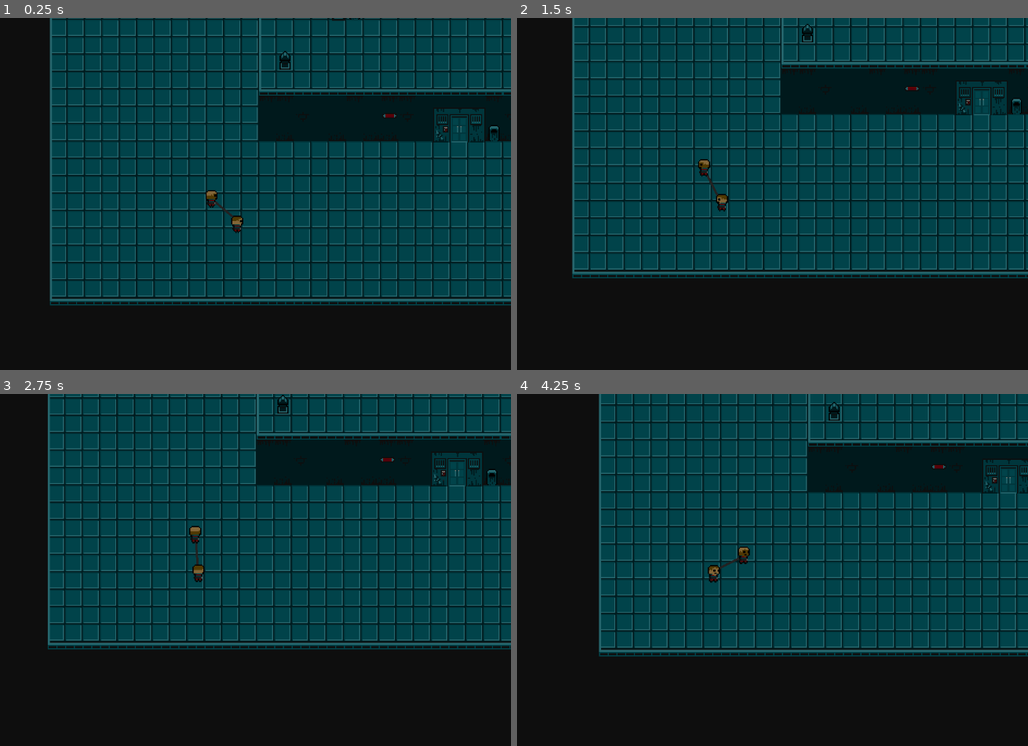
Above: before the commit, frames 1-4 (two rows, left to right).
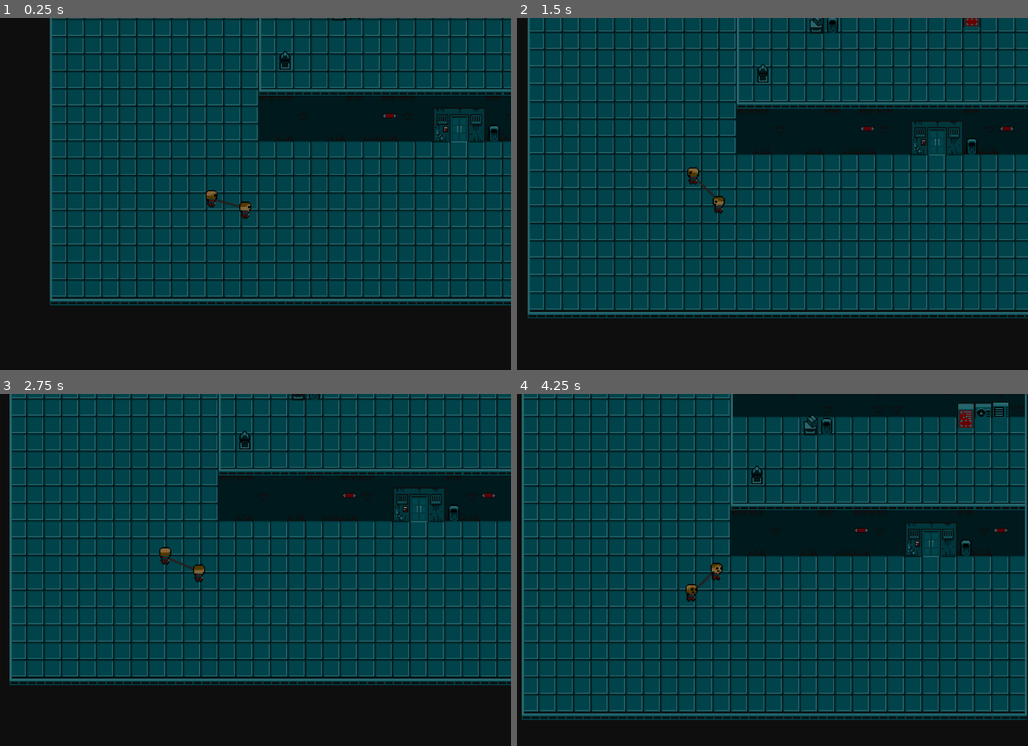
Above: after the commit, the same moments.

Repository: PixelDev43-godot/SNES-Jam-2-Team-Midnight-Ninja
Game: Godot game, scene res://TNCs and GDs/level_1.tscn
The game is run twice, just before and just after one commit, with the same random seed, the same clock (stepped at 60 frames per second) and the same inputs. Sound files missing from this copy of the repository are replaced by a short silence.
Inputs (mouse positions are in pixels of both pictures, inside the frame that each line leads up to):
- Up to frame 1 (0.25 s): no input
- Up to frame 2 (1.5 s): tap Enter at 0.5 s; move the mouse to (854, 176) at 0.52 s; right-click (854, 176) at 0.6 s; click (854, 176) at 0.67 s; move the mouse to (588, 211) at 1.27 s; tap Up (lengthen) at 1.35 s; click (588, 211) at 1.42 s
- Up to frame 3 (2.75 s): right-click (71, 587) at 1.55 s; move the mouse to (260, 492) at 2.02 s; click (260, 492) at 2.1 s; right-click (260, 492) at 2.3 s
- Up to frame 4 (4.25 s): move the mouse to (680, 640) at 2.77 s; right-click (680, 640) at 2.85 s; click (680, 640) at 2.92 s; move the mouse to (900, 622) at 3.52 s; hold Down (shorten) from 3.53 s (still down); click (900, 622) at 3.67 s; right-click (900, 622) at 3.8 s

The runs differ from the first frame. In frame 1, 0.2% of the frame differs, in the area x 42-50%, y 51-62%; in frame 2, 46%; in frame 3, 41%; in frame 4, 59%, in the area x 0-100%, y 0-93%.

Commit message:
stuff

Diff:
--- a/lunacy/TNCs and GDs/box_attack.tscn
+++ b/lunacy/TNCs and GDs/box_attack.tscn
@@ -444,7 +444,7 @@
 shape = SubResource("RectangleShape2D_6ebgs")
 
 [node name="animation timer" type="Timer" parent="."]
-wait_time = 1.212
+wait_time = 1.057
 one_shot = true
 
 [node name="slime collision2" type="Area2D" parent="."]
--- a/lunacy/TNCs and GDs/box_defend.tscn
+++ b/lunacy/TNCs and GDs/box_defend.tscn
@@ -427,8 +427,8 @@
 mesh = SubResource("QuadMesh_04unm")
 
 [node name="AreaOne" type="Area2D" parent="."]
-collision_layer = 2
-collision_mask = 2
+collision_layer = 16
+collision_mask = 16
 
 [node name="CollisionShape2D" type="CollisionShape2D" parent="AreaOne"]
 position = Vector2(0, 0.5)
@@ -478,7 +478,11 @@
 position = Vector2(0, -0.5)
 shape = SubResource("RectangleShape2D_nf4p8")
 
+[node name="death_timer" type="Timer" parent="."]
+one_shot = true
+
 [connection signal="area_entered" from="AreaOne" to="." method="_on_area_one_area_entered"]
 [connection signal="body_shape_entered" from="wall collision" to="." method="_on_wall_collision_body_shape_entered"]
 [connection signal="body_shape_exited" from="pit_collision" to="." method="_on_pit_collision_body_shape_exited"]
 [connection signal="timeout" from="animation timer" to="." method="_on_animation_timer_timeout"]
+[connection signal="timeout" from="death_timer" to="." method="_on_death_timer_timeout"]
--- a/lunacy/TNCs and GDs/box_states.gd
+++ b/lunacy/TNCs and GDs/box_states.gd
@@ -41,7 +41,8 @@
 				area.get_parent().queue_free()
 				get_parent().enemy_down()
 			else:
-				get_tree().call_deferred("change_scene_to_file", "res://TNCs and GDs/lose_screen.tscn")
+				$"animation timer".start()
+				animation.play("lose")
 		elif area.is_in_group("hurt"):
 			get_tree().call_deferred("change_scene_to_file", "res://TNCs and GDs/lose_screen.tscn")
 		elif area.is_in_group("winner"):
@@ -58,7 +59,8 @@
 				get_parent().enemy_down()
 				print("why wont this work?")
 			else:
-				get_tree().call_deferred("change_scene_to_file", "res://scenes/lose_screen.tscn")
+				$"animation timer".start()
+				animation2.play("lose")
 		elif area.is_in_group("hurt"):
 			get_tree().call_deferred("change_scene_to_file", "res://scenes/lose_screen.tscn")
 		elif area.is_in_group("winner"):
--- a/lunacy/TNCs and GDs/door.gd
+++ b/lunacy/TNCs and GDs/door.gd
@@ -1,9 +1,8 @@
 extends Node2D
-var level = 1
 var can_open = true
 # Called when the node enters the scene tree for the first time.
 func _ready() -> void:
-	$pathway/CollisionShape2D.disabled = true
+	$pathway/CollisionShape2D.set_deferred("disabled", true)
 
 
 # Called every frame. 'delta' is the elapsed time since the previous frame.
@@ -22,18 +21,18 @@
 
 
 func _on_pathway_body_shape_entered(body_rid: RID, body: Node2D, body_shape_index: int, local_shape_index: int) -> void:
-	level += 1
+	Global.level += 1
 	print("if this prints idk what the problem is")
 	get_tree().call_deferred(
 		"change_scene_to_file",
-		"res://TNCs and GDs/level_%d.tscn" % level
+		"res://TNCs and GDs/level_%d.tscn" % Global.level
 	)
 
 
 func _on_pathway_area_entered(area: Area2D) -> void:
-	level += 1
+	Global.level += 1
 	print("if this prints idk what the problem is")
 	get_tree().call_deferred(
 		"change_scene_to_file",
-		"res://TNCs and GDs/level_%d.tscn" % level
+		"res://TNCs and GDs/level_%d.tscn" % Global.level
 	)
--- a/lunacy/TNCs and GDs/enemy.gd
+++ b/lunacy/TNCs and GDs/enemy.gd
@@ -1,4 +1,6 @@
 extends Node2D
+
+@onready var timer: Timer = $EnemyShape/Timer
 
 var speed = 50.0
 func _physics_process(delta: float) -> void:
@@ -28,3 +30,8 @@
 func _on_area_2d_area_entered(area: Area2D) -> void:
 	$EnemyShape/AnimatedSprite2D.play("blow up")
 	$Timer.start()
+
+
+func _on_area_2d_area_shape_entered(area_rid: RID, area: Area2D, area_shape_index: int, local_shape_index: int) -> void:
+	$EnemyShape/AnimatedSprite2D.play("blow up")
+	timer.start()
--- a/lunacy/TNCs and GDs/enemy.tscn
+++ b/lunacy/TNCs and GDs/enemy.tscn
@@ -4,7 +4,7 @@
 [ext_resource type="Texture2D" uid="uid://d4kknfcl0xwvs" path="res://art/drone spritesheet.png" id="2_cead7"]
 
 [sub_resource type="RectangleShape2D" id="RectangleShape2D_7p1mj"]
-size = Vector2(29, 29)
+size = Vector2(16, 19)
 
 [sub_resource type="AtlasTexture" id="AtlasTexture_2u5wb"]
 atlas = ExtResource("2_cead7")
@@ -200,7 +200,7 @@
 [node name="enemy" type="Node2D"]
 script = ExtResource("1_7p1mj")
 
-[node name="EnemyShape" type="CharacterBody2D" parent="." groups=["enemy_group"]]
+[node name="EnemyShape" type="CharacterBody2D" parent="."]
 collision_layer = 48
 collision_mask = 48
 
@@ -209,11 +209,13 @@
 collision_mask = 16
 
 [node name="CollisionShape2D" type="CollisionShape2D" parent="EnemyShape/player area"]
-position = Vector2(0.5, 1.5)
+position = Vector2(0, 1.5)
 shape = SubResource("RectangleShape2D_7p1mj")
 
 [node name="AnimatedSprite2D" type="AnimatedSprite2D" parent="EnemyShape"]
 z_index = 15
+position = Vector2(0, 0.5)
+scale = Vector2(1, 1.03125)
 sprite_frames = SubResource("SpriteFrames_wtq4b")
 autoplay = "default"
 
@@ -226,8 +228,11 @@
 shape = SubResource("RectangleShape2D_vioo7")
 
 [node name="VisibleOnScreenEnabler2D" type="VisibleOnScreenEnabler2D" parent="EnemyShape"]
-position = Vector2(0, 1)
+position = Vector2(0, 0.5)
+scale = Vector2(0.3, 0.35)
 enable_node_path = NodePath("../..")
 
 [node name="Timer" type="Timer" parent="EnemyShape"]
 one_shot = true
+
+[connection signal="area_shape_entered" from="EnemyShape/Area2D" to="." method="_on_area_2d_area_shape_entered"]
--- /dev/null
+++ b/lunacy/TNCs and GDs/global.tscn
@@ -0,0 +1,14 @@
+[gd_scene load_steps=2 format=3 uid="uid://cqhx0aqkyj0bb"]
+
+[ext_resource type="Script" path="res://global.gd" id="1_54rqo"]
+
+[node name="global" type="Node2D"]
+script = ExtResource("1_54rqo")
+
+[node name="music 1" type="AudioStreamPlayer2D" parent="."]
+
+[node name="music 2" type="AudioStreamPlayer2D" parent="."]
+
+[node name="music 3" type="AudioStreamPlayer2D" parent="."]
+
+[node name="music 4" type="AudioStreamPlayer2D" parent="."]
--- a/lunacy/TNCs and GDs/level_3.tscn
+++ b/lunacy/TNCs and GDs/level_3.tscn
@@ -1,9 +1,10 @@
-[gd_scene load_steps=15 format=4 uid="uid://b5wd7np7kbap6"]
+[gd_scene load_steps=16 format=4 uid="uid://b5wd7np7kbap6"]
 
 [ext_resource type="Texture2D" uid="uid://br82xktmoimtw" path="res://art/tilesets/neo_zero_props_and_items_01.png" id="1_h35b0"]
 [ext_resource type="Texture2D" uid="uid://bwn34g86fxjqi" path="res://art/tilesets/neo_zero_tiles_and_buildings.png" id="2_2gg1k"]
 [ext_resource type="Texture2D" uid="uid://v6d7xa0jtqwe" path="res://art/tilesets/falthrough tiles.png" id="3_gp7nq"]
 [ext_resource type="Texture2D" uid="uid://blfb6bt6ytbws" path="res://art/tilesets/sludge tileset (2).png" id="4_ey286"]
+[ext_resource type="PackedScene" uid="uid://pruveact63ox" path="res://TNCs and GDs/door.tscn" id="5_27r3l"]
 [ext_resource type="PackedScene" uid="uid://orbh6hgv666n" path="res://TNCs and GDs/spin_boxes.tscn" id="5_xang8"]
 [ext_resource type="AudioStream" uid="uid://08ul5jiqr62o" path="res://music/lunacy themes/lunacy theme low.wav" id="6_hxqmh"]
 [ext_resource type="AudioStream" uid="uid://dvnclcuxdr6wq" path="res://music/lunacy themes/lunacy theme flute.wav" id="7_kxy5c"]
@@ -329,6 +330,7 @@
 stream_2 = ExtResource("8_wt1sg")
 
 [node name="level_3" type="Node2D"]
+modulate = Color(0.541176, 0.529412, 0.529412, 1)
 
 [node name="TileMap" type="TileMap" parent="."]
 position = Vector2(-750, 1500)
@@ -356,6 +358,9 @@
 tile_map_data = PackedByteArray("AAAqAKD/AwAAAAQAAAArAKD/AwAAAAQAAAAaAJ3/AwAAAAQAAAAbAJ3/AwAAAAQAAAAcAJ3/AwAAAAQAAAAdAJ …(6544 unchanged characters)…
 tile_set = SubResource("TileSet_lhv38")
 
+[node name="door" parent="TileMap" instance=ExtResource("5_27r3l")]
+position = Vector2(343, -1809)
+
 [node name="PlayerMain" parent="." instance=ExtResource("5_xang8")]
 position = Vector2(53, 84)
 
--- a/lunacy/TNCs and GDs/level_4.tscn
+++ b/lunacy/TNCs and GDs/level_4.tscn
@@ -8,6 +8,7 @@
 [ext_resource type="AudioStream" uid="uid://dvnclcuxdr6wq" path="res://music/lunacy themes/lunacy theme flute.wav" id="7_u3j24"]
 [ext_resource type="AudioStream" uid="uid://08ul5jiqr62o" path="res://music/lunacy themes/lunacy theme low.wav" id="8_jedyy"]
 [ext_resource type="AudioStream" uid="uid://bdwgxk2i55otn" path="res://music/lunacy themes/lunacy theme.wav" id="9_kvbtq"]
+[ext_resource type="PackedScene" uid="uid://pruveact63ox" path="res://TNCs and GDs/door.tscn" id="9_yjynk"]
 
 [sub_resource type="TileSetAtlasSource" id="TileSetAtlasSource_qoosy"]
 texture = ExtResource("1_ei8of")
@@ -347,7 +348,7 @@
 [node name="Layer2" type="TileMapLayer" parent="TileMap"]
 z_index = 3
 use_parent_material = true
-tile_map_data = PackedByteArray("AAAcACf/AgADAAMAAAAcACj/AgA …(432 unchanged characters)… EAAIAAAAcACP/AgADAAMAAAAZAAP/AgAGABEAAAAWAAP/AgAJAA0AAAAQAAL/AgADAAMAAAAQAAP/AgADAAMAAAAQAAT/AgA …(3595 unchanged characters)…
+tile_map_data = PackedByteArray("AAAcACf/AgADAAMAAAAcACj/AgA …(432 unchanged characters)… EAAIAAAAcACP/AgADAAMAAAAZAAP/AgAGABEAAAAQAAL/AgADAAMAAAAQAAP/AgADAAMAAAAQAAT/AgA …(3595 unchanged characters)…
 tile_set = SubResource("TileSet_dop8r")
 navigation_enabled = false
 
@@ -363,3 +364,6 @@
 [node name="playlist" type="AudioStreamPlayer2D" parent="."]
 stream = SubResource("AudioStreamPlaylist_bqu7m")
 autoplay = true
+
+[node name="door" parent="." instance=ExtResource("9_yjynk")]
+position = Vector2(-30, -582)
--- /dev/null
+++ b/lunacy/TNCs and GDs/lose_screen.gd
@@ -0,0 +1,10 @@
+extends Control
+
+func _ready() -> void:
+	pass
+
+func _input(event: InputEvent) -> void:
+	# Only handle input types that actually have a 'pressed' property
+	if (event is InputEventKey or event is InputEventMouseButton or event is InputEventJoypadButton) and event.pressed:
+		var level_scene = "res://TNCs and GDs/level_%d.tscn" % Global.level
+		get_tree().call_deferred("change_scene_to_file", level_scene)
--- a/lunacy/TNCs and GDs/lose_screen.tscn
+++ b/lunacy/TNCs and GDs/lose_screen.tscn
@@ -1,4 +1,7 @@
-[gd_scene load_steps=2 format=3 uid="uid://xwwc4m12ykvb"]
+[gd_scene load_steps=4 format=3 uid="uid://xwwc4m12ykvb"]
+
+[ext_resource type="Script" path="res://TNCs and GDs/lose_screen.gd" id="1_55eei"]
+[ext_resource type="FontFile" uid="uid://3yrudcf4pwyh" path="res://art/5x5_pixel.ttf" id="2_dfefb"]
 
 [sub_resource type="QuadMesh" id="QuadMesh_1n1m7"]
 
@@ -9,6 +12,7 @@
 anchor_bottom = 1.0
 grow_horizontal = 2
 grow_vertical = 2
+script = ExtResource("1_55eei")
 
 [node name="Label" type="Label" parent="."]
 layout_mode = 1
@@ -20,13 +24,14 @@
 theme_override_colors/font_color = Color(0.623529, 0.12549, 0, 1)
 theme_override_colors/font_shadow_color = Color(0.909804, 0.152941, 0.152941, 1)
 theme_override_colors/font_outline_color = Color(0.192157, 0, 0, 1)
-theme_override_font_sizes/font_size = 64
-text = "You Lose!"
+theme_override_fonts/font = ExtResource("2_dfefb")
+theme_override_font_sizes/font_size = 65
+text = "You  failed"
 horizontal_alignment = 1
 vertical_alignment = 1
 
 [node name="MeshInstance2D" type="MeshInstance2D" parent="."]
-modulate = Color(0.0588235, 0.0784314, 0.533333, 1)
+modulate = Color(0.150415, 2.40654e-07, 0.00955167, 1)
 z_index = -1
 position = Vector2(582.25, 326.25)
 scale = Vector2(1161.5, 653.5)
@@ -38,12 +43,17 @@
 anchor_top = 1.0
 anchor_right = 1.0
 anchor_bottom = 1.0
-offset_top = -23.0
+offset_left = 14.0
+offset_top = -409.0
+offset_right = -16.0
+offset_bottom = -148.0
 grow_horizontal = 2
 grow_vertical = 0
 theme_override_colors/font_color = Color(0.623529, 0.12549, 0, 1)
 theme_override_colors/font_shadow_color = Color(0.909804, 0.152941, 0.152941, 1)
 theme_override_colors/font_outline_color = Color(0.192157, 0, 0, 1)
-text = "Press Enter to Restart Level"
+theme_override_fonts/font = ExtResource("2_dfefb")
+theme_override_font_sizes/font_size = 20
+text = "Press any button"
 horizontal_alignment = 1
 vertical_alignment = 1
--- a/lunacy/TNCs and GDs/main_boxes.gd
+++ b/lunacy/TNCs and GDs/main_boxes.gd
@@ -15,6 +15,9 @@
 @onready var box_d = $BoxDefend
 @onready var box_a = $BoxAttack
 @onready var reverse = false
+
+func _ready():
+	reverse = !reverse
 
 func _physics_process(delta):
 	if can_rotate:
--- /dev/null
+++ b/lunacy/global.gd
@@ -0,0 +1,11 @@
+extends Node2D
+var level = 1
+
+# Called when the node enters the scene tree for the first time.
+func _ready() -> void:
+	pass # Replace with function body.
+
+
+# Called every frame. 'delta' is the elapsed time since the previous frame.
+func _process(delta: float) -> void:
+	pass
--- a/lunacy/project.godot
+++ b/lunacy/project.godot
@@ -14,6 +14,10 @@
 run/main_scene="res://TNCs and GDs/level_1.tscn"
 config/features=PackedStringArray("4.3", "GL Compatibility")
 config/icon="res://art/icon.svg"
+
+[autoload]
+
+Global="*res://global.gd"
 
 [debug]
 
Not shown: 1 places in lunacy/TNCs and GDs/level_4.tscn that only renumber resources
Binary file added: lunacy/art/5x5_pixel.ttf
Not shown, added: lunacy/art/5x5_pixel.ttf.import
